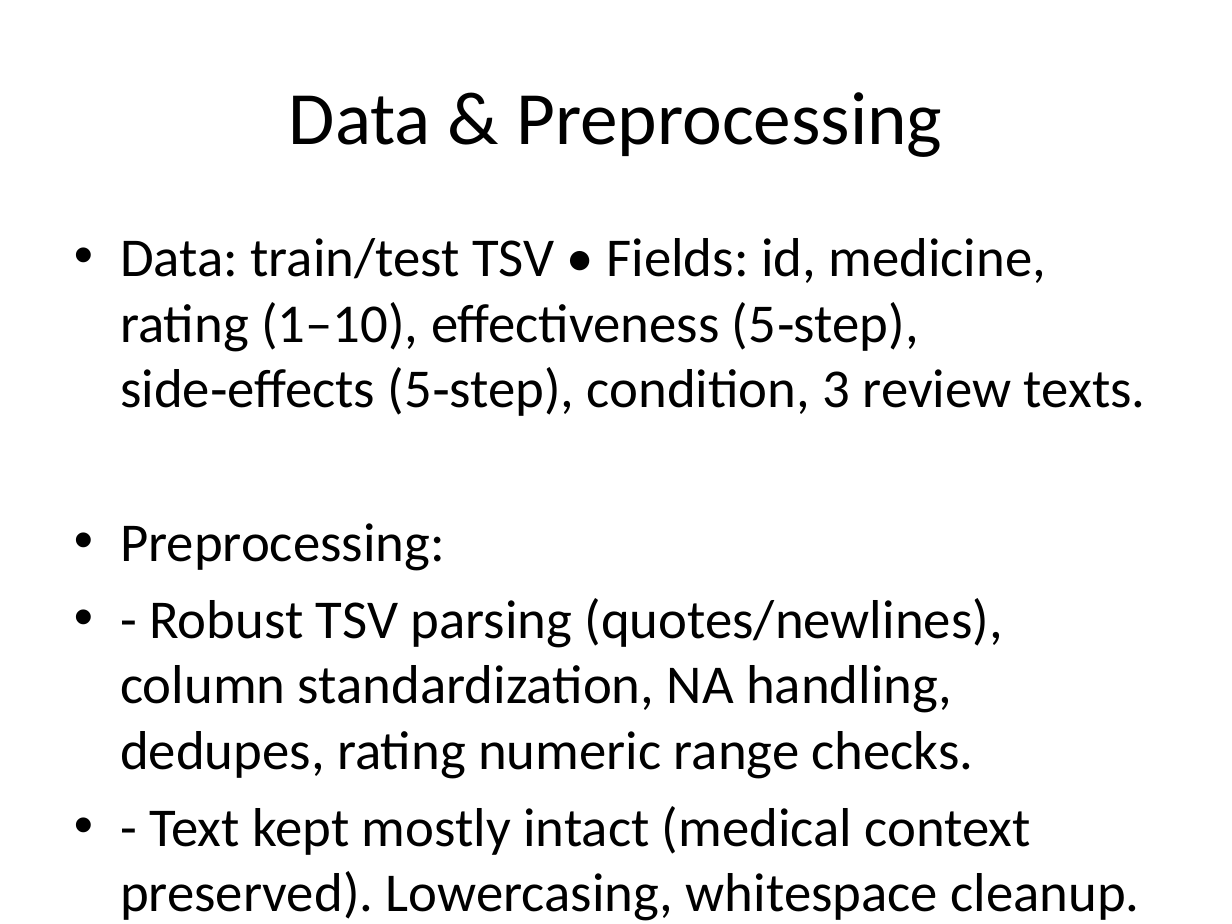
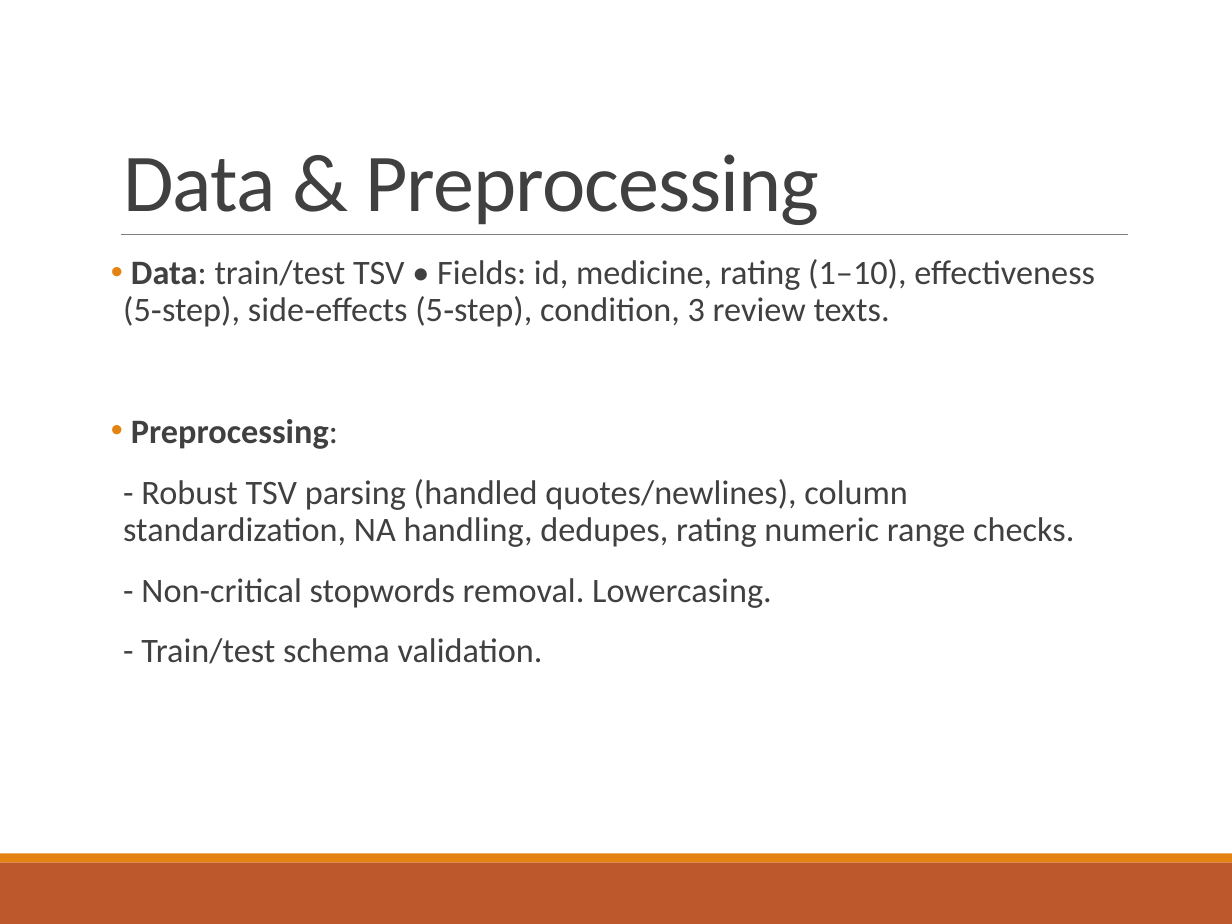
Before and after one commit to ankita-ai/MedisynLabsCaseStudy, a slide deck: slide 3 of Medisyn_Case_Study_4_Use_Cases.pptx. Drawn at 1232x924 pixels with LibreOffice and Linux fonts; fonts in the diff are those of the drawing. Boxes give left, top, right and bottom in pixels: in the first picture for what was removed or moved away, otherwise in the second. Text is boxed around its words. In the diff, an @@ line names an element or a change of style, - is before the commit and + after.

```diff
--- a/Medisyn_Case_Study_4_Use_Cases.pptx
+++ b/Medisyn_Case_Study_4_Use_Cases.pptx
@@ title "Data & Preprocessing": place and size @@
-title "Data & Preprocessing" at [289,92,942,157]
+title "Data & Preprocessing" at [123,154,819,225]
@@ title "Data & Preprocessing" at [123,154,819,225]: size 44 to 48 pt, text colour #000000 to #404040, letter spacing 0 to -0.5 pt; alignment centre to left; line spacing 1 to 0.85; vertical alignment middle to bottom @@
@@ line added from (121, 234) to (1127, 234), #808080 0.5 pt @@
@@ text "Data: train/test TSV • Fields: ...": place and size @@
-text "Data: train/test TSV • Fields: ..." at [120,238,1146,921]
+text "Data: train/test TSV • Fields: ..." at [123,259,1095,664]
@@ text at [123,259,1095,449]: size 32 to 20 pt, text colour #000000 to #404040 in "Data: train/test TSV • Fields: id, medicine, ...", "Preprocessing:"; bold on in "Data:", "Preprocessing:"; indent changed; line spacing 1 to 0.9; more space between paragraphs @@
@@ text at [123,479,1074,664]: text changed; size 32 to 20 pt; text colour #000000 to #404040 @@
-• - Robust TSV parsing (quotes/newlines), column standardization, NA handling, dedupes, rating numeric range checks.
-• - Text kept mostly intact (medical context preserved). Lowercasing, whitespace cleanup.
-• - Train/test schema validation; defensive checks.
+  - Robust TSV parsing (handled quotes/newlines), column standardization, NA handling, dedupes, rating numeric range checks.
+  - Non-critical stopwords removal. Lowercasing.
+  - Train/test schema validation.
@@ rectangle added at [0,862,1232,924], fill #BD582C @@
@@ rectangle added at [0,854,1232,862], fill #E48312 @@
```
Also in this commit, not shown: 8 other slides changed, 7 slides added, 1 slide removed.
